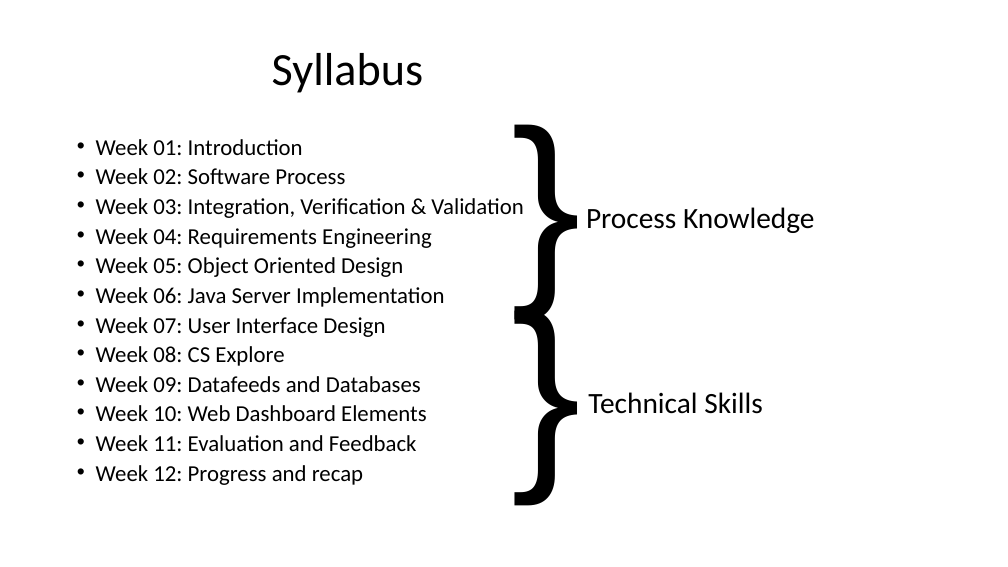
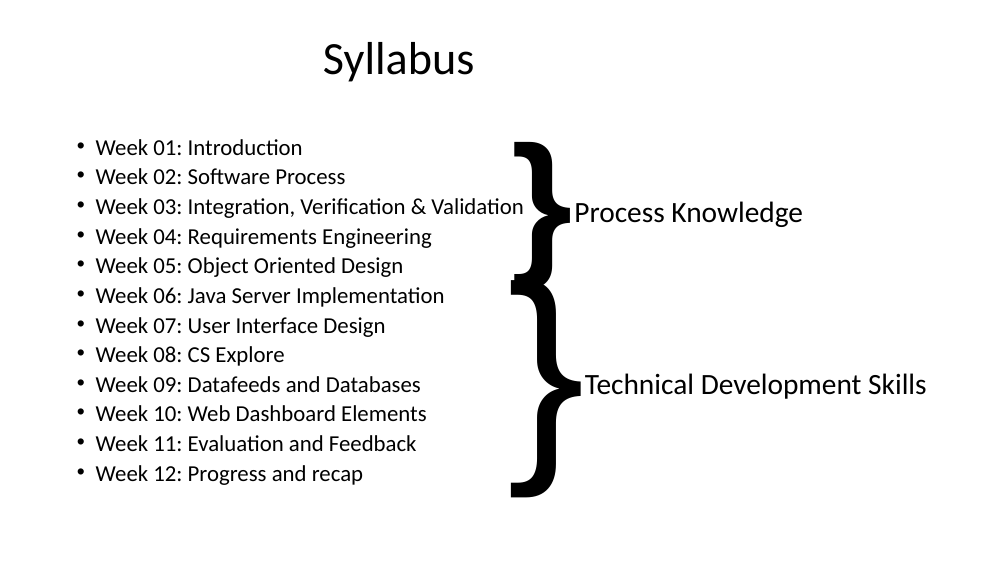
Before and after one commit to fossabot/SPE2018, a slide deck: slide 16 of Lecture Slides/01 Introduction.pptx (slide 15 before the commit). Drawn at 1008x567 pixels with LibreOffice and Linux fonts; fonts in the diff are those of the drawing; background and template pictures are left out. Boxes give left, top, right and bottom in pixels: in the first picture for what was removed or moved away, otherwise in the second. Text is boxed around its words. In the diff, an @@ line names an element or a change of style, - is before the commit and + after.

```diff
--- a/Lecture Slides/01 Introduction.pptx
+++ b/Lecture Slides/01 Introduction.pptx
@@ title "Syllabus": place and size @@
-title "Syllabus" at [272, 53, 423, 93]
+title "Syllabus" at [323, 42, 474, 82]
@@ text "}": place and size @@
-text "}" at [504, 64, 571, 324]
+text "}" at [504, 95, 571, 294]
@@ text "}" at [504, 95, 571, 294]: size 199 to 150 pt, bold on @@
@@ text "Process Knowledge": place and size @@
-text "Process Knowledge" at [586, 207, 815, 233]
+text "Process Knowledge" at [574, 201, 803, 227]
@@ text "}": place and size @@
-text "}" at [504, 250, 571, 510]
+text "}" at [500, 212, 566, 503]
@@ text "}" at [500, 212, 566, 503]: size 199 to 222 pt @@
@@ text at [585, 373, 927, 399]: text changed @@
-Technical Skills
+Technical Development Skills
```
Also in this commit, not shown: 13 other slides changed, 3 slides added, 1 slide removed.
